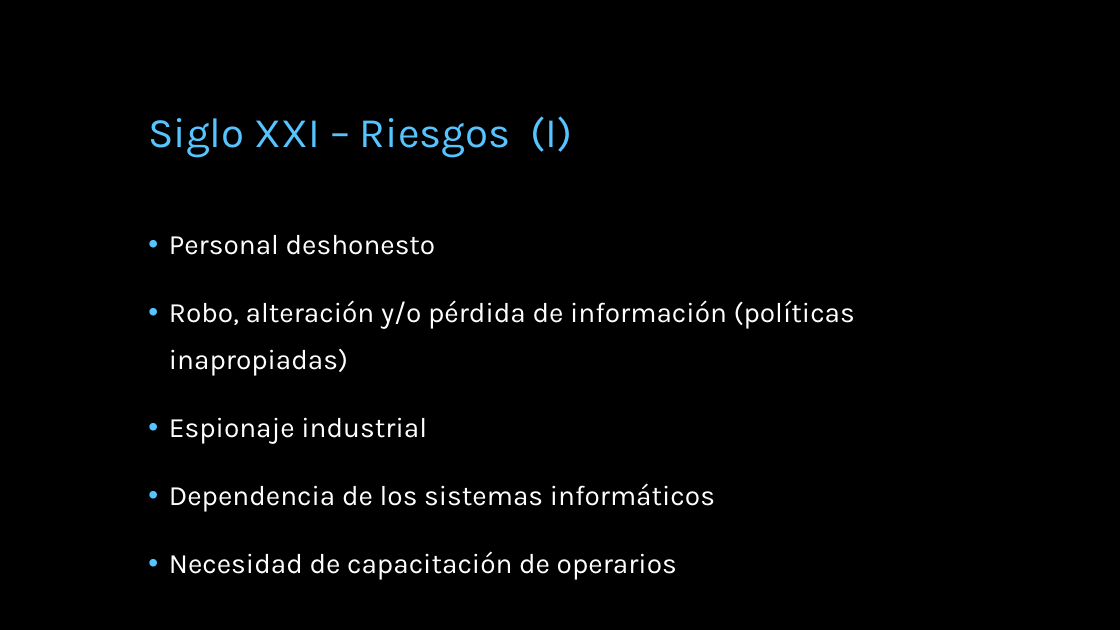
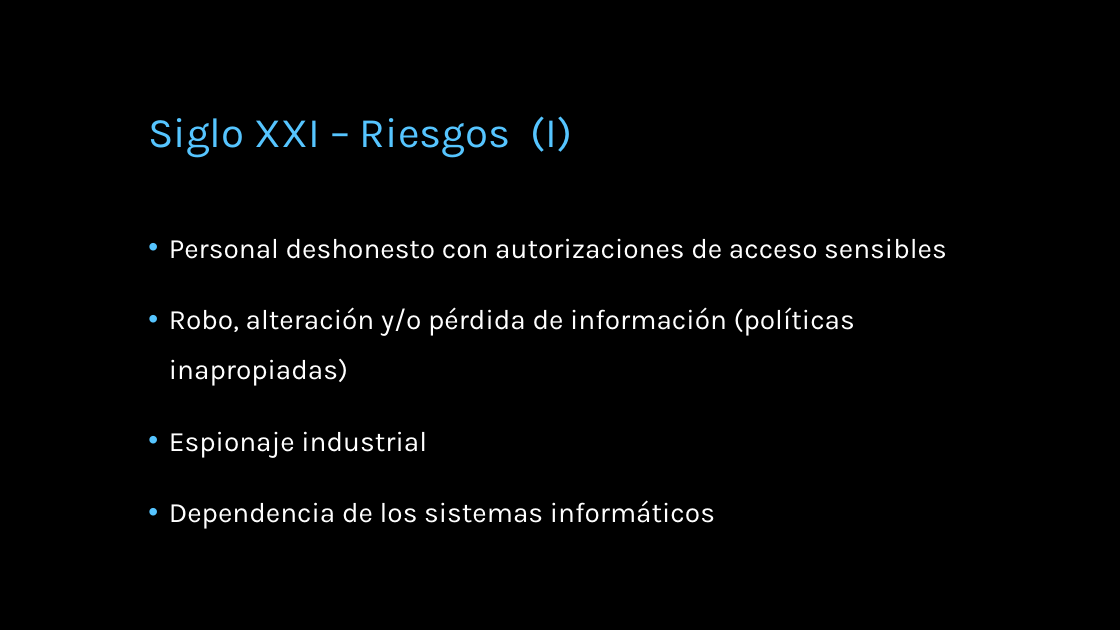
Before and after one commit to miparnisari/implantaciondesistemas, a slide deck: slide 33 of Presentacion/Fuga de Información.pptx. Drawn at 1120x630 pixels with LibreOffice and Linux fonts; fonts in the diff are those of the drawing; background and template pictures are left out. Boxes give left, top, right and bottom in pixels: in the first picture for what was removed or moved away, otherwise in the second. Text is boxed around its words. In the diff, an @@ line names an element or a change of style, - is before the commit and + after.

```diff
--- a/Presentacion/Fuga de Información.pptx
+++ b/Presentacion/Fuga de Información.pptx
@@ text at (x1=169, y1=238, x2=947, y2=259): text changed @@
-• Personal deshonesto
+• Personal deshonesto con autorizaciones de acceso sensibles
@@ text at (x1=169, y1=307, x2=855, y2=529): line spacing 1.4 to 1.5 @@
@@ text at (x1=169, y1=551, x2=677, y2=580): paragraph removed @@
-• Necesidad de capacitación de operarios
```
Also in this commit, not shown: 1 other slide changed, 3 other files.
